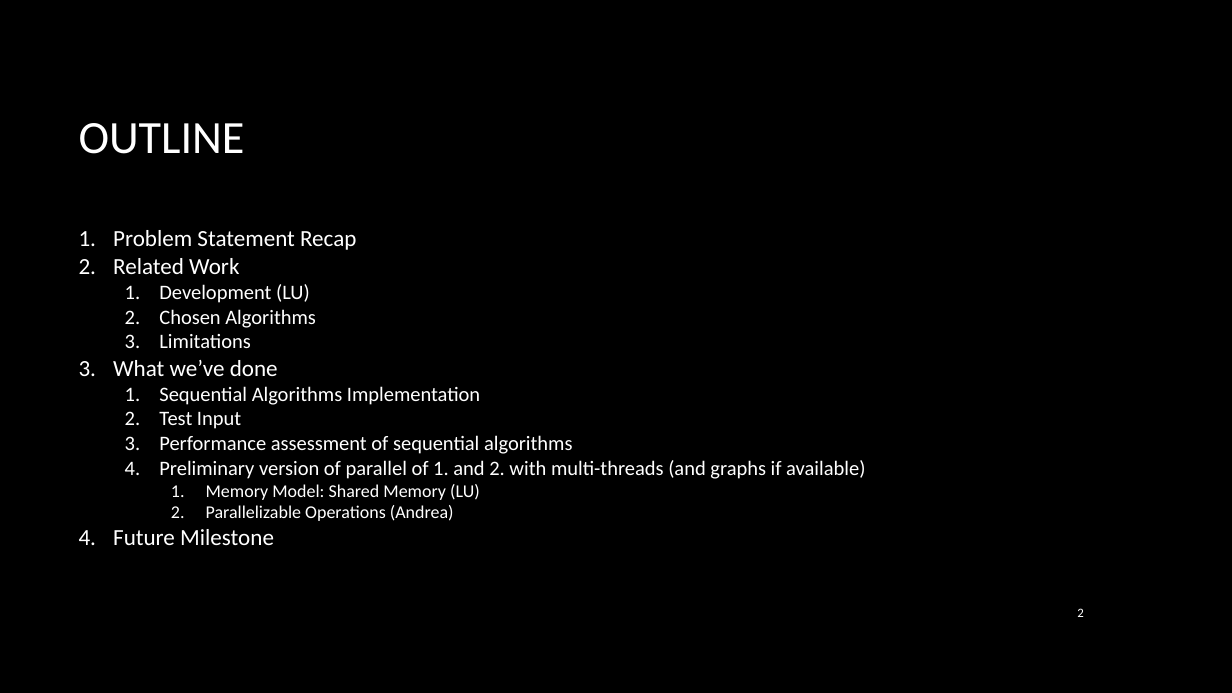
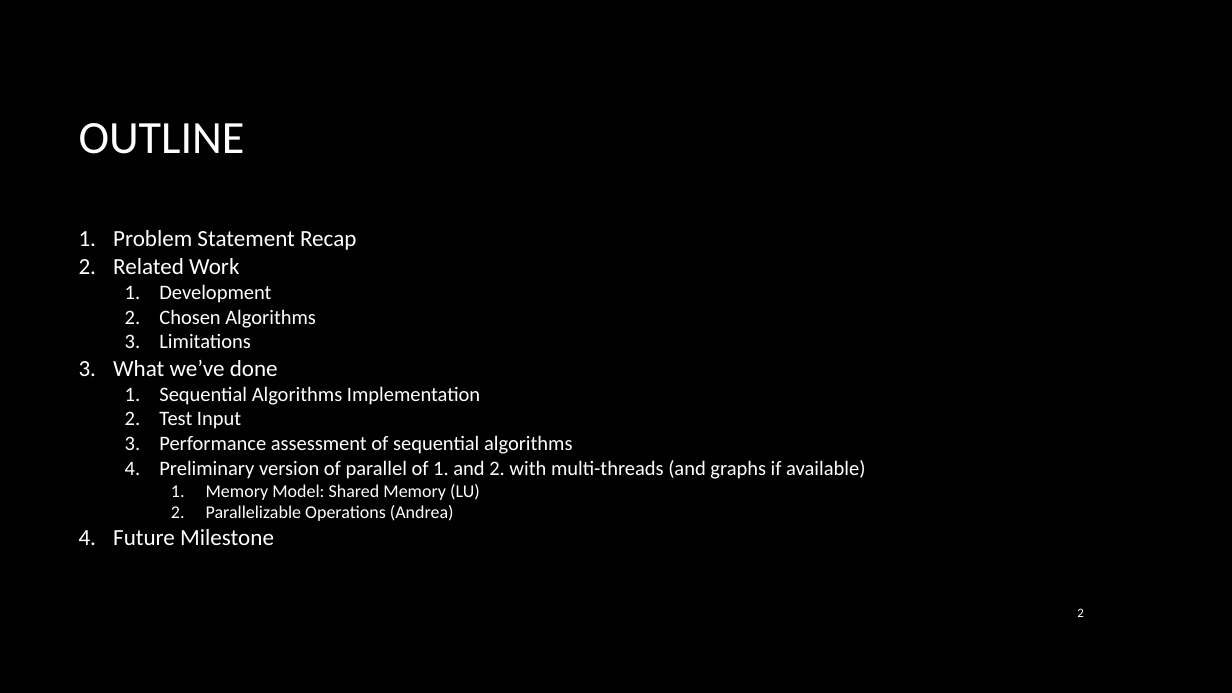
Before and after one commit to soroa/Parallel-ASM, a slide deck: slide 2 of slides/Presentation2.pptx. Drawn at 1232x693 pixels with LibreOffice and Linux fonts; fonts in the diff are those of the drawing; background and template pictures are left out. Boxes give left, top, right and bottom in pixels: in the first picture for what was removed or moved away, otherwise in the second. Text is boxed around its words. In the diff, an @@ line names an element or a change of style, - is before the commit and + after.

```diff
--- a/slides/Presentation2.pptx
+++ b/slides/Presentation2.pptx
@@ text at (159, 284, 271, 303): text changed @@
-  1. Development (LU)
+  1. Development
```
Also in this commit, not shown: 2 other slides changed, 1 slide added.
